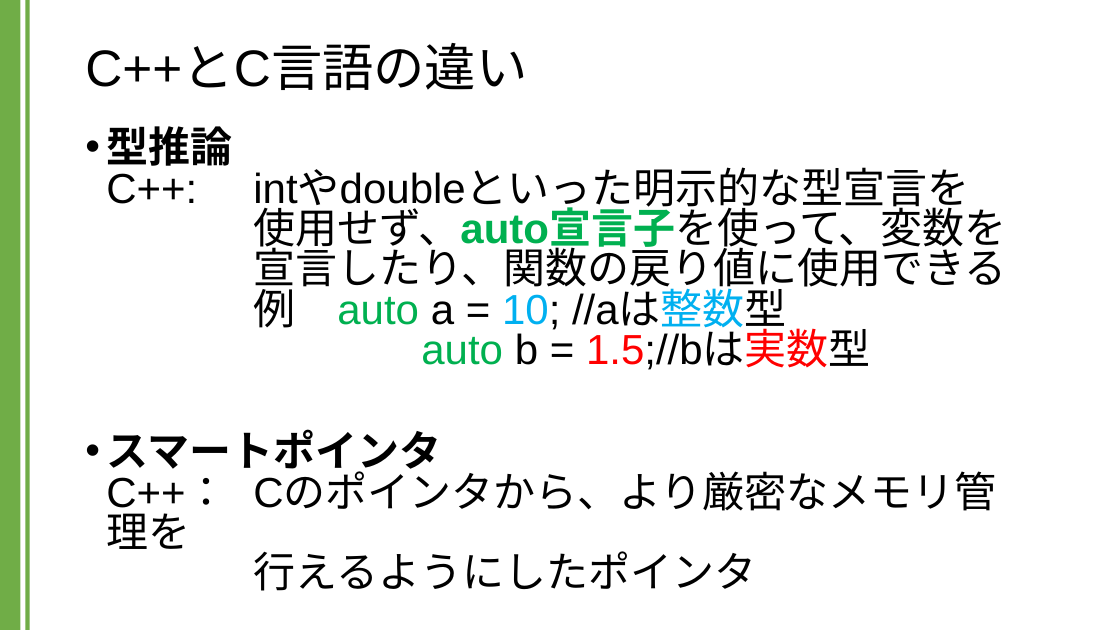
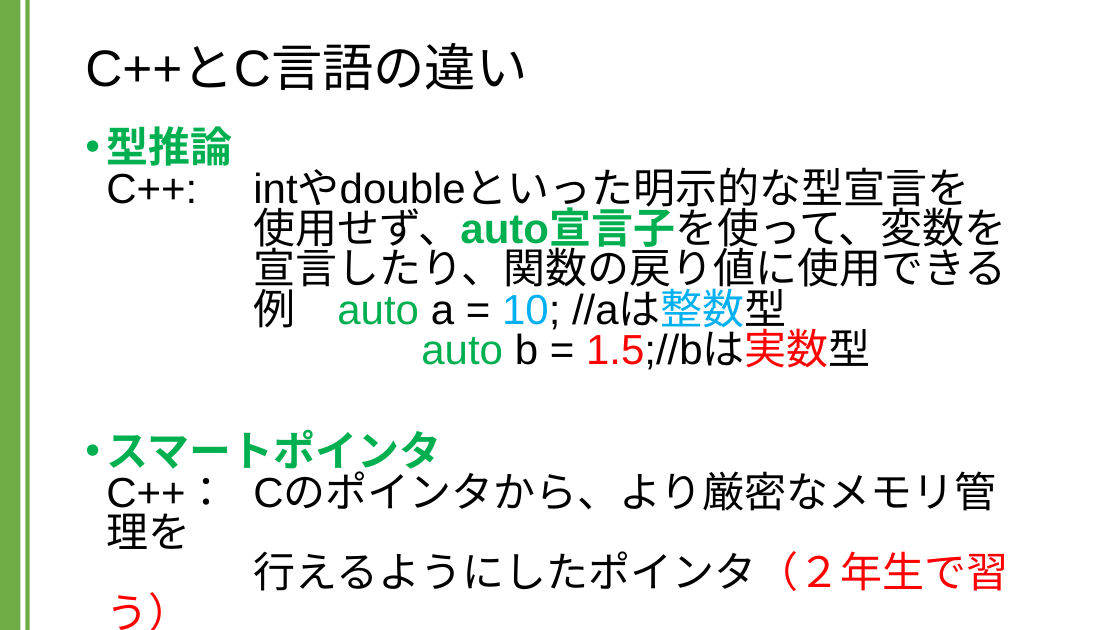
Before and after one commit to kic-murata/cpp2024, a slide deck: slide 6 of 授業資料/講義資料：C言語とC++の違い.pptx. Drawn at 1120x630 pixels with LibreOffice and Linux fonts; fonts in the diff are those of the drawing. Boxes give left, top, right and bottom in pixels: in the first picture for what was removed or moved away, otherwise in the second. Text is boxed around its words. In the diff, an @@ line names an element or a change of style, - is before the commit and + after.

```diff
--- a/授業資料/講義資料：C言語とC++の違い.pptx
+++ b/授業資料/講義資料：C言語とC++の違い.pptx
@@ text at (x1=106, y1=126, x2=1007, y2=370): text colour #000000 to #00B050 in "型推論" @@
@@ text at (x1=106, y1=429, x2=1008, y2=591): text changed @@
-• スマートポインタ
-  C++： Cのポインタから、より厳密なメモリ管理を
-  行えるようにしたポインタ
+• スマートポインタ
+  C++： Cのポインタから、より厳密なメモリ管理を
+  行えるようにしたポインタ（２年生で習う）
```
Also in this commit, not shown: 9 other slides changed, 9 slides added, 11 other files.
